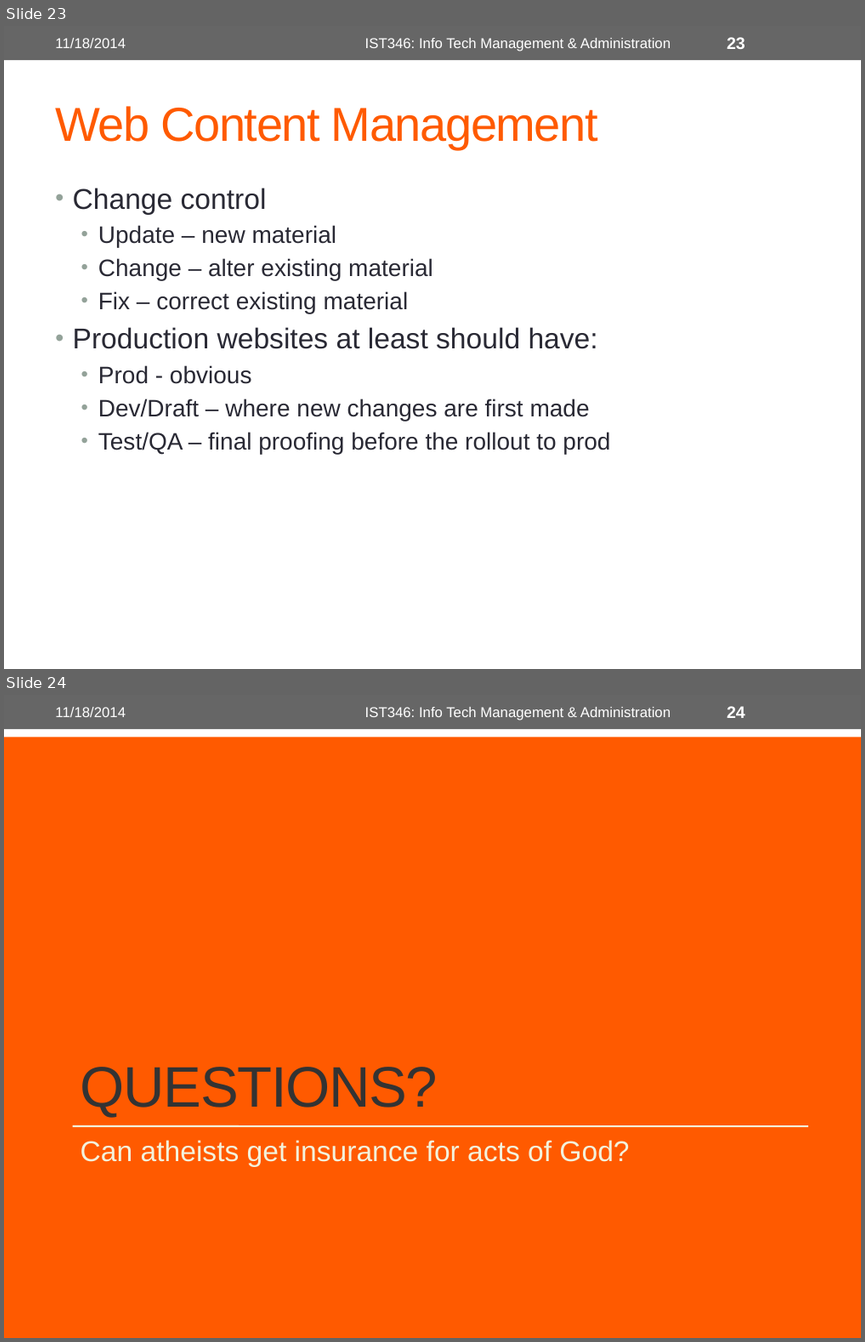
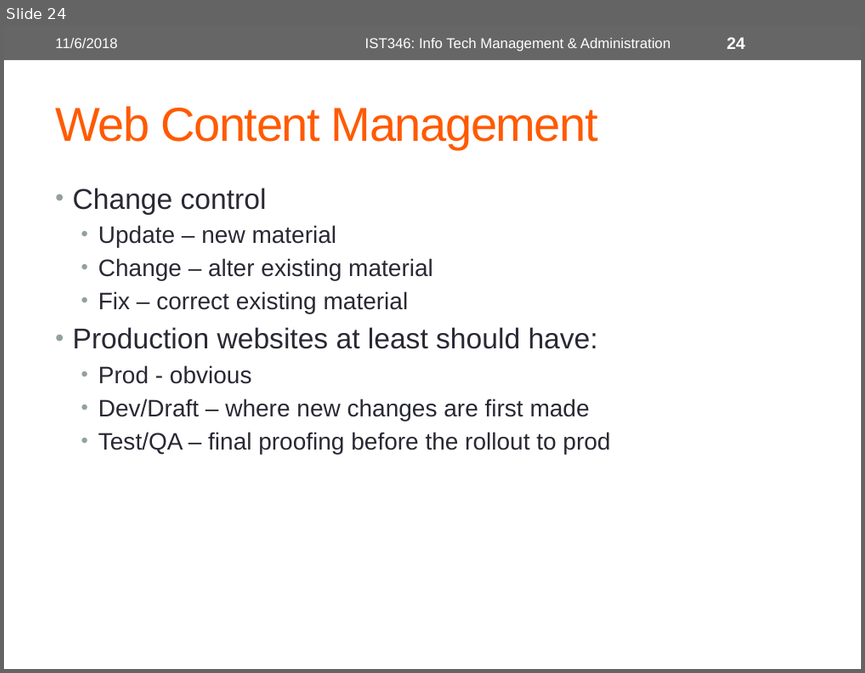
Before and after one commit to orstewar/ist346-content, a slide deck: content/22-lecture-web-services.pptx. Shown one above the other, each under a label of ours: slides 23 and 24 before the commit, slide 24 after it. The pictures are 865x1342 and 865x673 pixels, drawn with LibreOffice and Linux fonts; fonts in the diff are those of the drawing. Boxes give left, top, right and bottom in pixels: in the first picture for what was removed or moved away, otherwise in the second. Text is boxed around its words. In the diff, an @@ line names an element or a change of style, - is before the commit and + after.

```diff
--- a/content/22-lecture-web-services.pptx
+++ b/content/22-lecture-web-services.pptx
@@ slide 24 removed at bbox=[4, 695, 861, 1338], background #FF5A00; not listed: 1 template element that a slide beside it also shows @@
@@ rectangle removed at bbox=[4, 715, 861, 737] @@
@@ text removed at bbox=[55, 707, 126, 717] @@
-11/18/2014
@@ text removed at bbox=[365, 707, 670, 721] @@
-IST346: Info Tech Management & Administration
@@ page number removed at bbox=[726, 706, 745, 718] @@
-24
@@ title removed at bbox=[80, 1066, 438, 1117] @@
-QUESTIONS?
@@ line removed from (73, 1126) to (808, 1126) @@
@@ text removed at bbox=[80, 1140, 629, 1167] @@
-Can atheists get insurance for acts of God?
@@ what was slide 23 is now slide 24 @@
@@ slide 24 changed as well @@
@@ text at bbox=[55, 38, 117, 48]: text changed @@
-11/18/2014
+11/6/2018
@@ page number at bbox=[726, 37, 745, 49]: text changed @@
-23
+24
```
Also in this commit, not shown: 22 other slides changed, 2 slides added, 1 other file.
